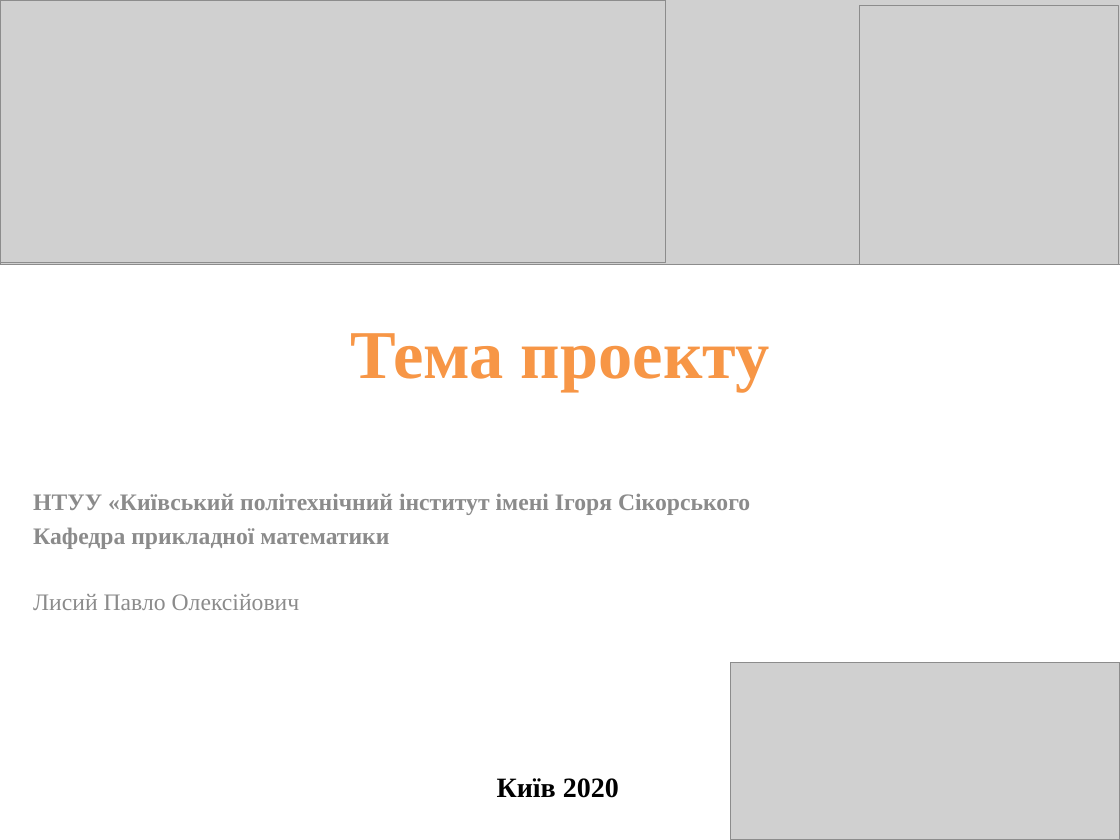
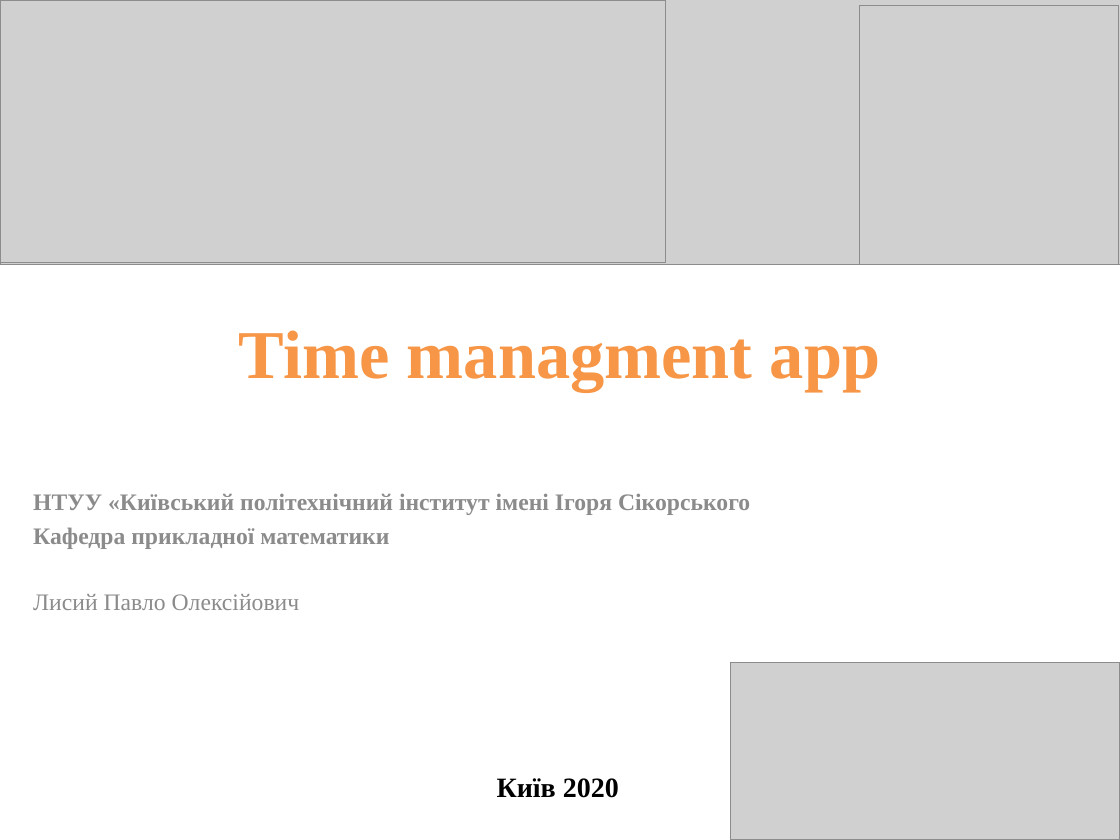
Before and after one commit to PashaLysyi321/information_system, a slide deck: slide 1 of lysyi_pavlos.pptx. Drawn at 1120x840 pixels with LibreOffice and Linux fonts; fonts in the diff are those of the drawing; grey boxes stand for pictures. Boxes give left, top, right and bottom in pixels: in the first picture for what was removed or moved away, otherwise in the second. Text is boxed around its words. In the diff, an @@ line names an element or a change of style, - is before the commit and + after.

```diff
--- a/lysyi_pavlos.pptx
+++ b/lysyi_pavlos.pptx
@@ title at [239, 330, 880, 391]: text changed @@
-Тема проекту
+Time managment app
```
Also in this commit, not shown: 2 other slides changed, 1 slide added, 1 slide removed.
